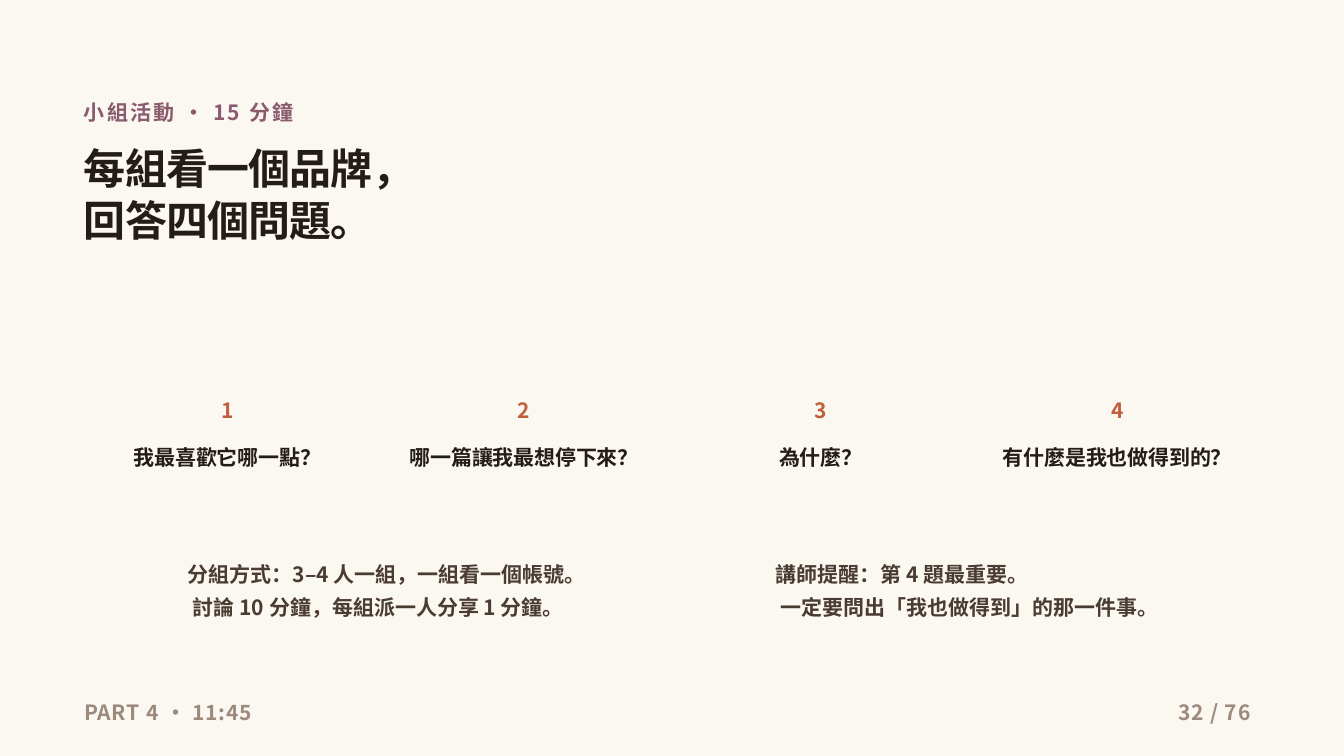
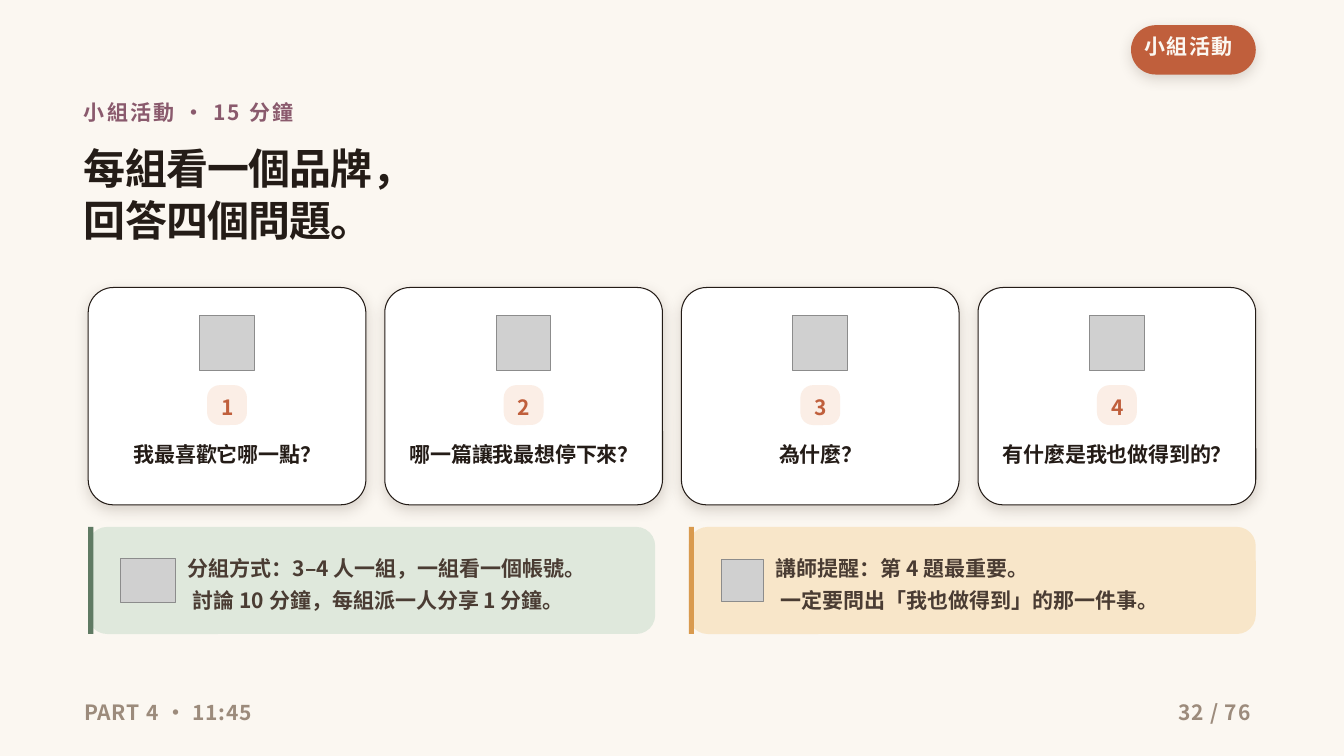
Before and after one commit to ja9705110/gogoeveryday, a slide deck: slide 32 of social-course/social-media-course-deck.pptx. Drawn at 1344x756 pixels with LibreOffice and Linux fonts; fonts in the diff are those of the drawing; grey boxes stand for pictures; background and template pictures are left out. Boxes give left, top, right and bottom in pixels: in the first picture for what was removed or moved away, otherwise in the second. Text is boxed around its words. In the diff, an @@ line names an element or a change of style, - is before the commit and + after.

```diff
--- a/social-course/social-media-course-deck.pptx
+++ b/social-course/social-media-course-deck.pptx
@@ rounded rectangle added at <box>1131,25,1256,75</box>, fill #C05F3C @@
@@ rounded rectangle added at <box>89,287,367,505</box>, fill #FFFFFF, outline #241C17 0.75 pt @@
@@ rounded rectangle added at <box>385,287,663,505</box>, fill #FFFFFF, outline #241C17 0.75 pt @@
@@ rounded rectangle added at <box>682,287,960,505</box>, fill #FFFFFF, outline #241C17 0.75 pt @@
@@ rounded rectangle added at <box>978,287,1256,505</box>, fill #FFFFFF, outline #241C17 0.75 pt @@
@@ picture added at <box>200,316,254,370</box> @@
@@ picture added at <box>496,316,551,370</box> @@
@@ picture added at <box>793,316,848,370</box> @@
@@ picture added at <box>1090,316,1144,370</box> @@
@@ rounded rectangle added at <box>207,385,247,425</box>, fill #FBEEE6 @@
@@ rounded rectangle added at <box>504,385,544,425</box>, fill #FBEEE6 @@
@@ rounded rectangle added at <box>801,385,841,425</box>, fill #FBEEE6 @@
@@ rounded rectangle added at <box>1097,385,1137,425</box>, fill #FBEEE6 @@
@@ rounded rectangle added at <box>89,527,655,634</box>, fill #DFE8DC @@
@@ rectangle added at <box>89,527,94,634</box>, fill #5F7A63 @@
@@ rounded rectangle added at <box>689,527,1255,634</box>, fill #F8E6C9 @@
@@ rectangle added at <box>689,527,694,634</box>, fill #D99A4E @@
@@ picture added at <box>121,559,175,602</box> @@
@@ text "分組方式：3–4 人一組，一組看一個帳號。": place and size @@
-text "分組方式：3–4 人一組，一組看一個帳號。" at <box>188,564,586,618</box>
+text "分組方式：3–4 人一組，一組看一個帳號。" at <box>188,558,586,611</box>
@@ picture added at <box>722,560,764,602</box> @@
@@ text "講師提醒：第 4 題最重要。": place and size @@
-text "講師提醒：第 4 題最重要。" at <box>776,564,1159,617</box>
+text "講師提醒：第 4 題最重要。" at <box>776,558,1159,610</box>
```
Also in this commit, not shown: 75 other slides changed, 9 other files.
